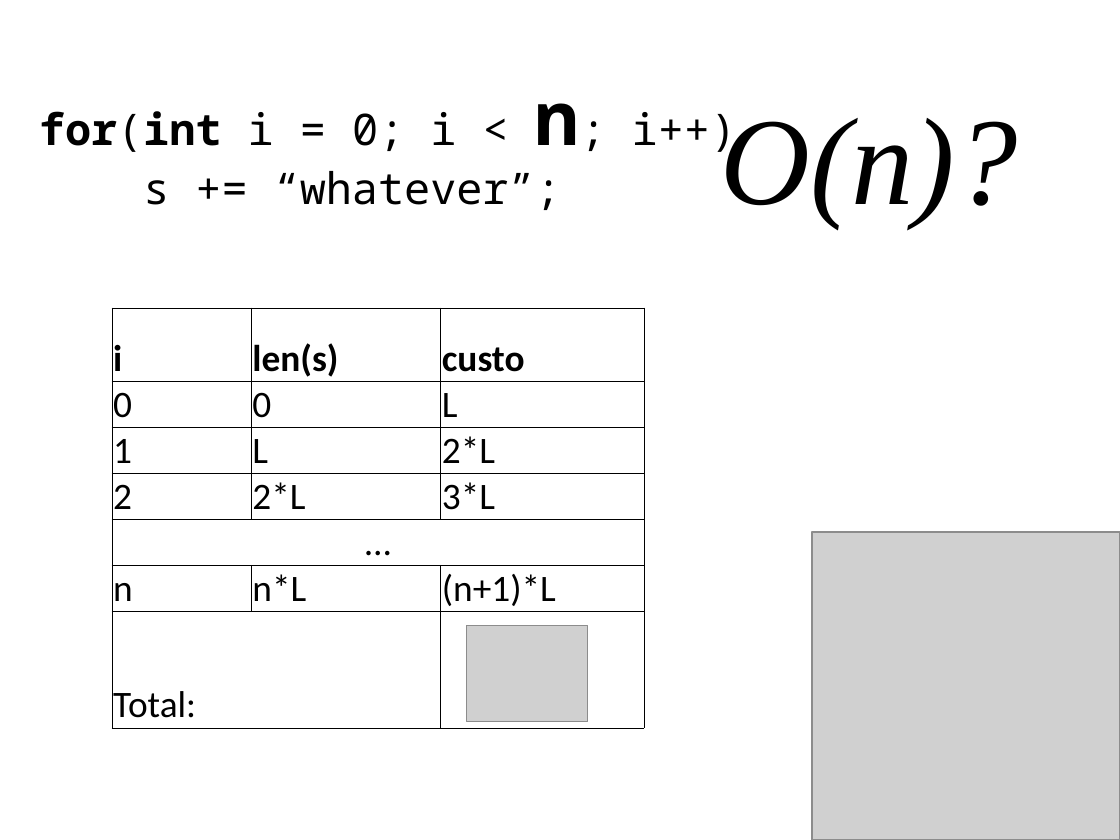
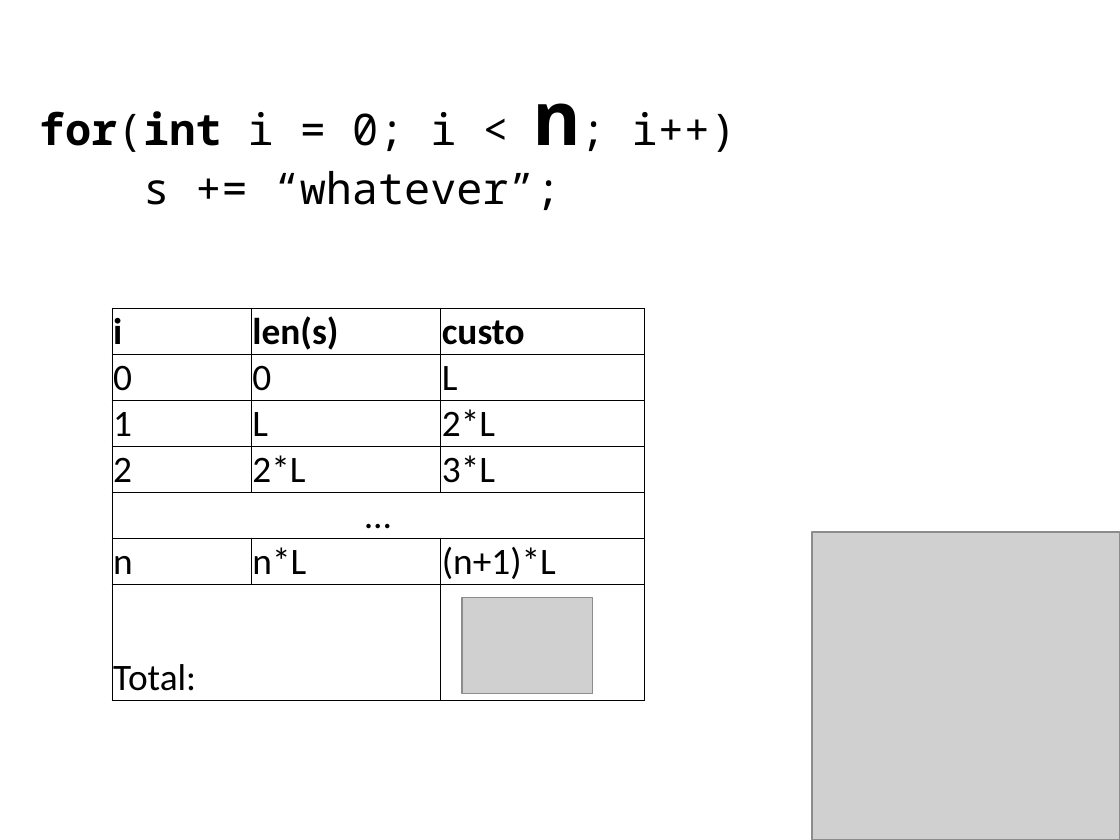
Before and after one commit to juanplopes/dnad2011-complexidade-algoritmos, a slide deck: slide 10 of Presentation.pptx (slide 8 before the commit). Drawn at 1120x840 pixels with LibreOffice and Linux fonts; fonts in the diff are those of the drawing; grey boxes stand for pictures. Boxes give left, top, right and bottom in pixels: in the first picture for what was removed or moved away, otherwise in the second. Text is boxed around its words. In the diff, an @@ line names an element or a change of style, - is before the commit and + after.

```diff
--- a/Presentation.pptx
+++ b/Presentation.pptx
@@ text removed at bbox=[720, 114, 1017, 228] @@
-O(n)?
@@ table: place and size @@
-table at bbox=[112, 308, 643, 728]
+table at bbox=[112, 308, 643, 701]
@@ picture: place and size @@
-picture at bbox=[467, 625, 588, 721]
+picture at bbox=[461, 597, 592, 693]
```
Also in this commit, not shown: 3 other slides changed, 8 slides added, 2 slides removed.
